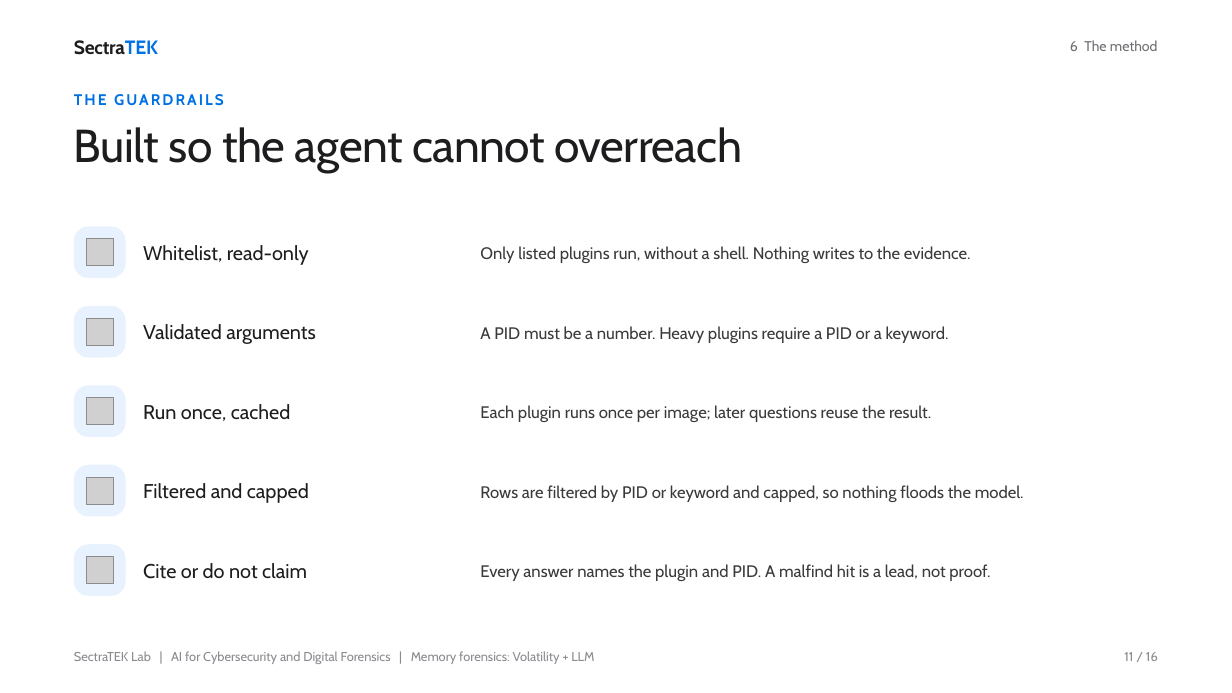
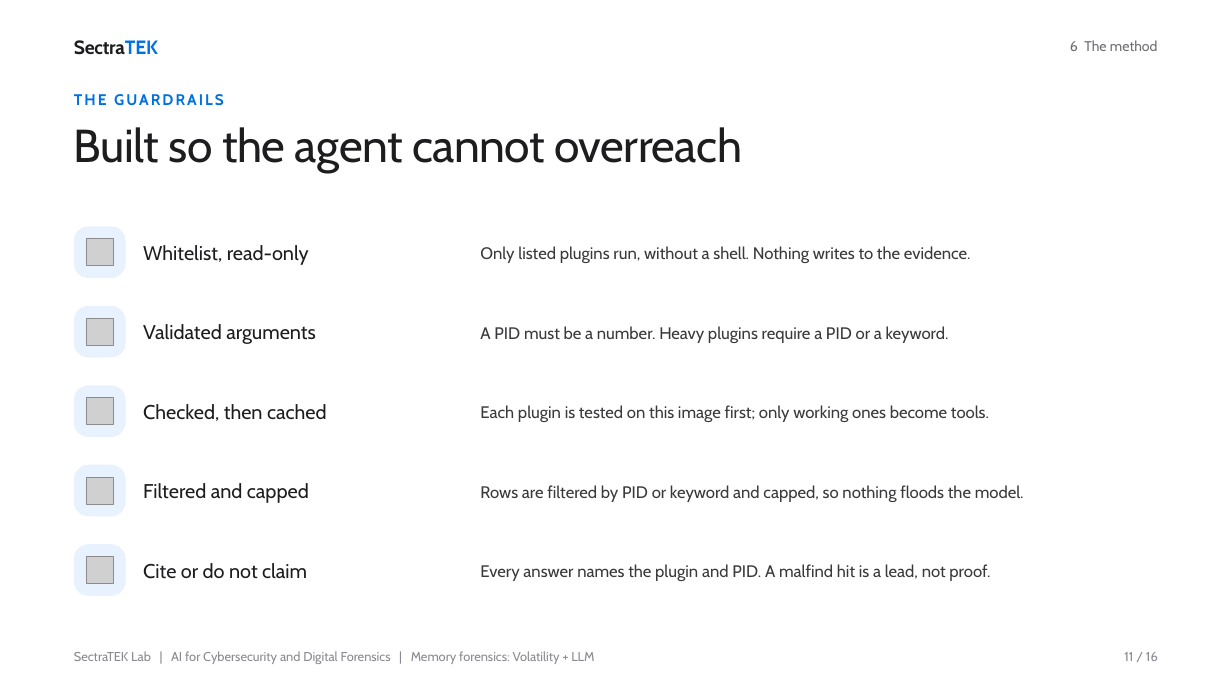
Before and after one commit to danjethh/sectratek-AI-Lab, a slide deck: slide 11 of df_llm_labs/memory_forensics_agent/slides/SectraTEK_Memory_Forensics_Agent.pptx. Drawn at 1232x693 pixels with LibreOffice and Linux fonts; fonts in the diff are those of the drawing; grey boxes stand for pictures. Boxes give left, top, right and bottom in pixels: in the first picture for what was removed or moved away, otherwise in the second. Text is boxed around its words. In the diff, an @@ line names an element or a change of style, - is before the commit and + after.

```diff
--- a/df_llm_labs/memory_forensics_agent/slides/SectraTEK_Memory_Forensics_Agent.pptx
+++ b/df_llm_labs/memory_forensics_agent/slides/SectraTEK_Memory_Forensics_Agent.pptx
@@ text at (143,404,327,421): text changed @@
-Run once, cached
+Checked, then cached
@@ text at (480,405,989,422): text changed @@
-Each plugin runs once per image; later questions reuse the result.
+Each plugin is tested on this image first; only working ones become tools.
```
Also in this commit, not shown: 8 other files.
